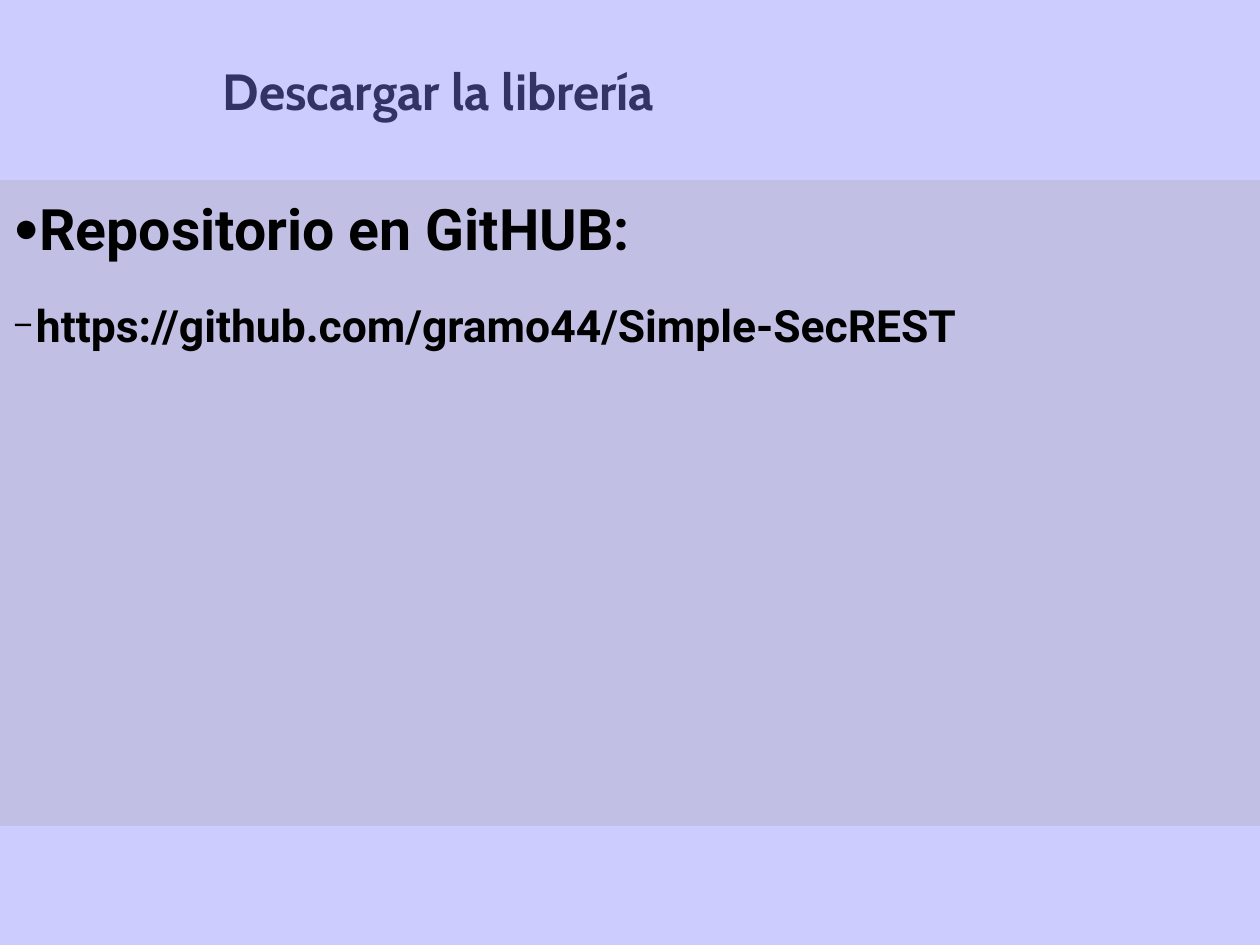
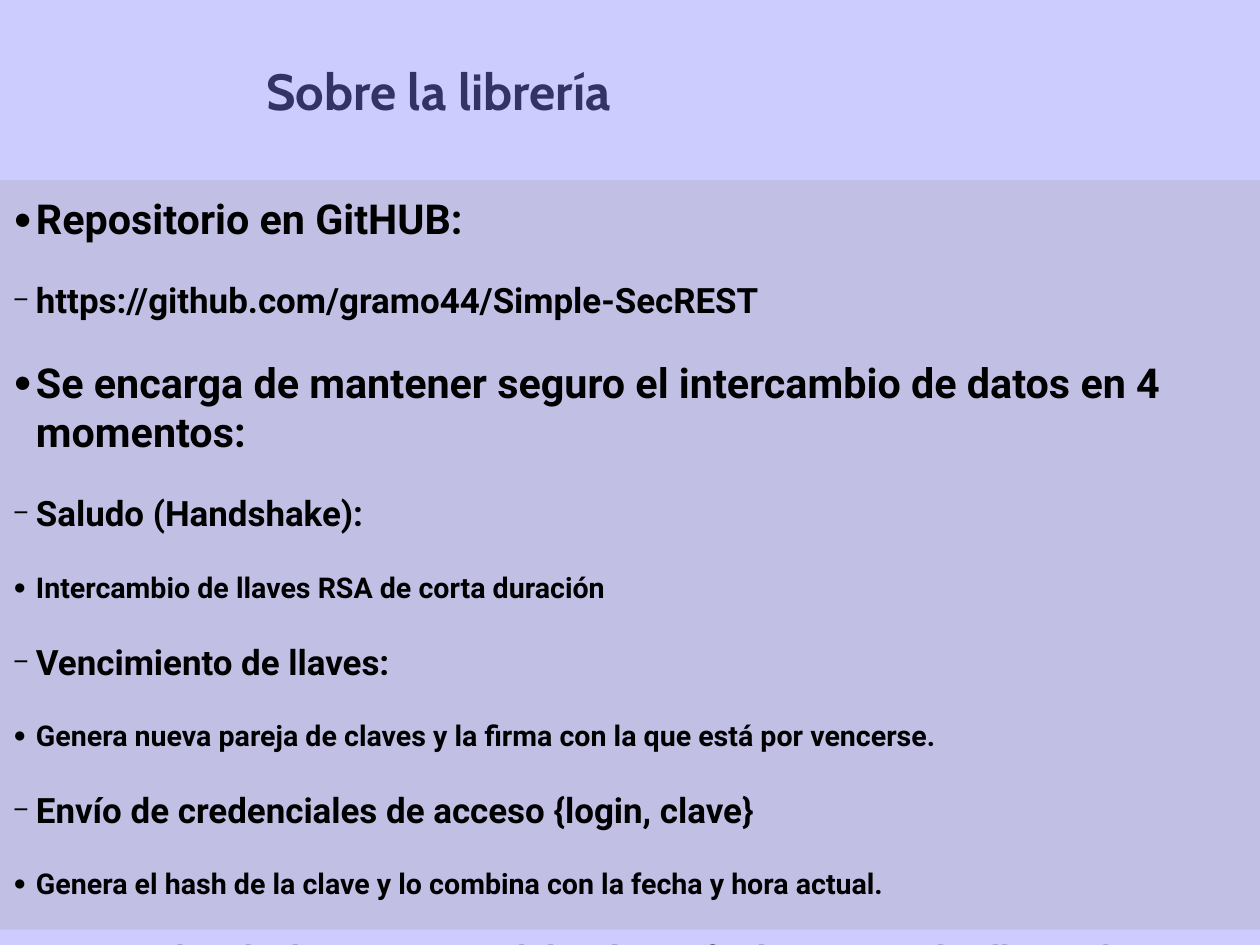
Before and after one commit to gramo44/Simple-SecREST, a slide deck: slide 4 of 2021.10.20-Tutorial_Simple-SecREST.odp. Drawn at 1260x945 pixels with LibreOffice and Linux fonts; fonts in the diff are those of the drawing; background and template pictures are left out. Boxes give left, top, right and bottom in pixels: in the first picture for what was removed or moved away, otherwise in the second. Text is boxed around its words. In the diff, an @@ line names an element or a change of style, - is before the commit and + after.

```diff
--- a/2021.10.20-Tutorial_Simple-SecREST.odp
+++ b/2021.10.20-Tutorial_Simple-SecREST.odp
@@ title at box(266, 72, 611, 111): text changed @@
-Descargar la librería
+Sobre la librería
@@ text removed at box(0, 180, 1260, 837) @@
-● Repositorio en GitHUB:
-  − https://github.com/gramo44/Simple-SecREST
@@ text added at box(0, 180, 1260, 941), fill #B7B3CA at 50% opacity, 22 pt, text #000000, bold @@
+● Repositorio en GitHUB:
+  − https://github.com/gramo44/Simple-SecREST
+● Se encarga de mantener seguro el intercambio de datos en 4 momentos:
+  − Saludo (Handshake):
+    ● Intercambio de llaves RSA de corta duración
+  − Vencimiento de llaves:
+    ● Genera nueva pareja de claves y la firma con la que está por vencerse.
+  − Envío de credenciales de acceso {login, clave}
+    ● Genera el hash de la clave y lo combina con la fecha y hora actual.
+  − Intercambio de datos previa validación y cifrado RSA con las llaves de corta duración.
```
Also in this commit, not shown: 4 other slides changed, 5 slides added, 1 other file.
